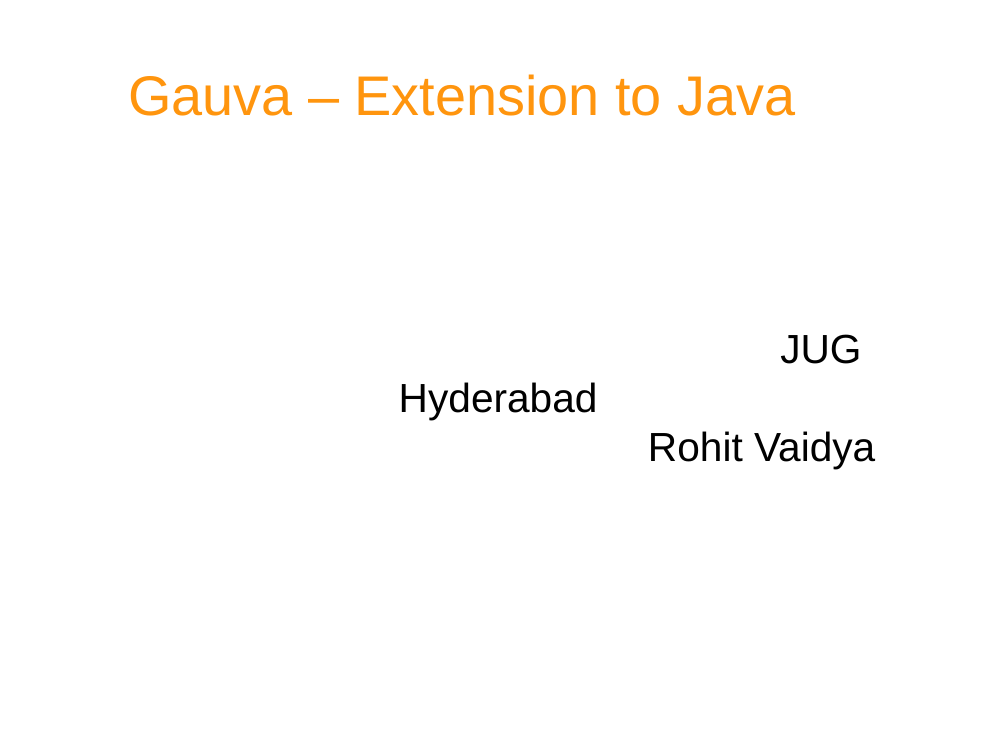
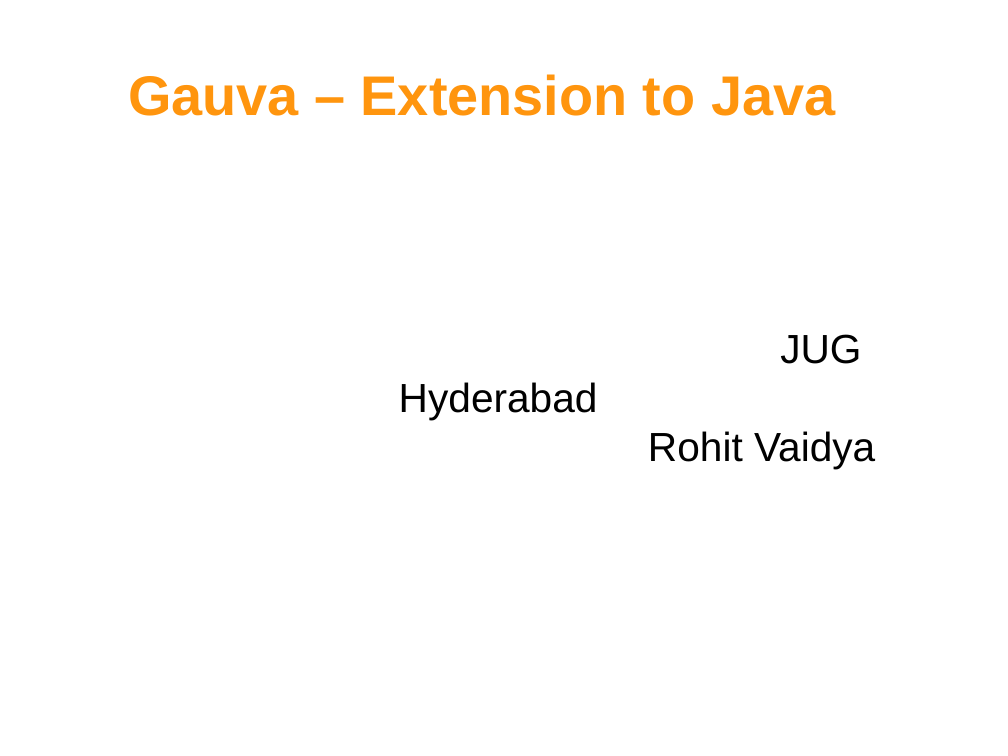
Before and after one commit to rohitvvv/published-papers, a slide deck: slide 1 of Gauva.odp. Drawn at 1008x756 pixels with LibreOffice and Linux fonts; fonts in the diff are those of the drawing; background and template pictures are left out. Boxes give left, top, right and bottom in pixels: in the first picture for what was removed or moved away, otherwise in the second. Text is boxed around its words. In the diff, an @@ line names an element or a change of style, - is before the commit and + after.

```diff
--- a/Gauva.odp
+++ b/Gauva.odp
@@ title "Gauva – Extension to Java" at [128,74,835,116]: bold on @@
```
Also in this commit, not shown: 6 other slides changed, 11 slides added, 1 slide removed.
